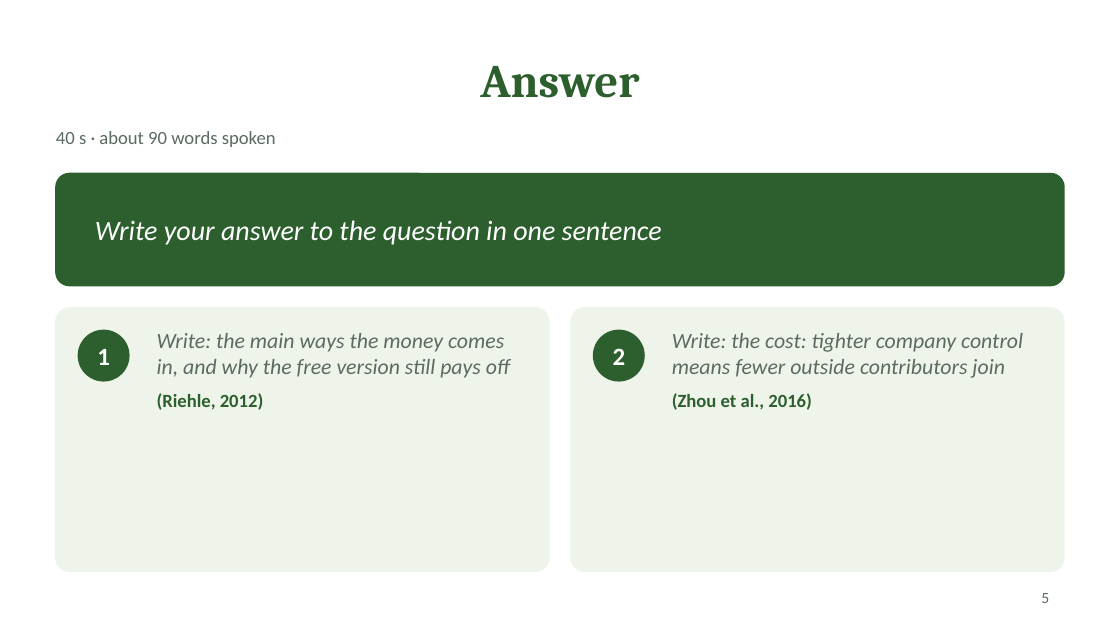
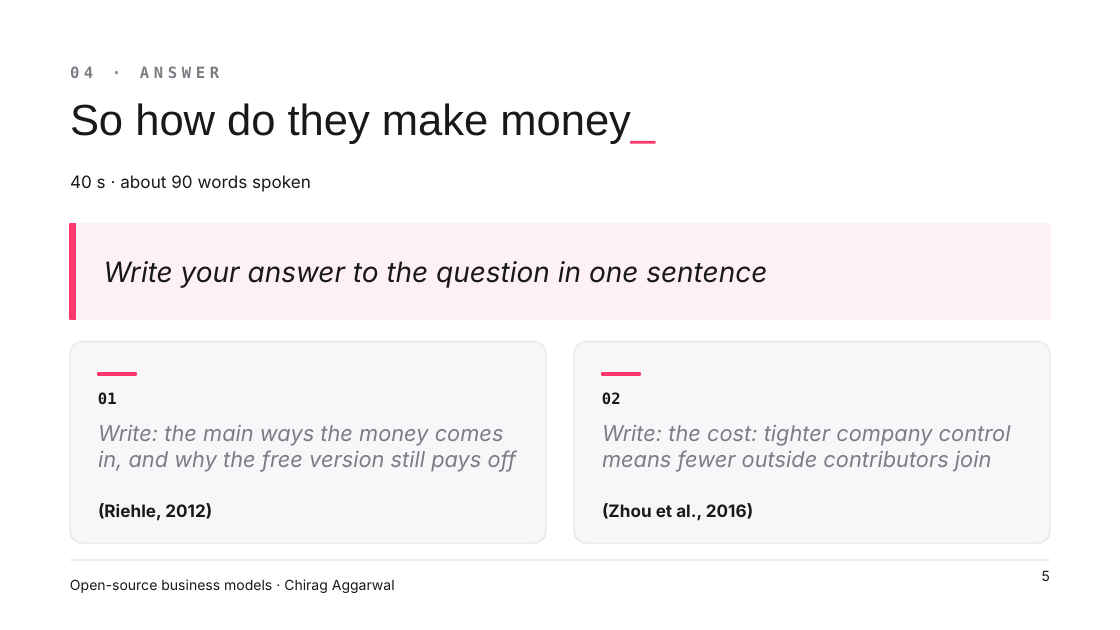
Before and after one commit to ChiragAgg5k/ul-university-notes, a slide deck: slide 5 of 2026-27/SEM1/CS5707 - SE Development Paradigms/Presentation/CS5707 Presentation - Chirag Aggarwal.pptx. Drawn at 1120x630 pixels with LibreOffice and Linux fonts; fonts in the diff are those of the drawing; background and template pictures are left out. Boxes give left, top, right and bottom in pixels: in the first picture for what was removed or moved away, otherwise in the second. Text is boxed around its words. In the diff, an @@ line names an element or a change of style, - is before the commit and + after.

Commit message:
docs(cs5707): restyle the presentation template on the Appwrite light stage
Aeonik Pro and Inter type, pink accent and soft-light background from the Appwrite presentation system; references set as bold author-year with the rest muted, dropping O'Mahony and Bechky (2008), which no slide cites.

```diff
--- a/2026-27/SEM1/CS5707 - SE Development Paradigms/Presentation/CS5707 Presentation - Chirag Aggarwal.pptx
+++ b/2026-27/SEM1/CS5707 - SE Development Paradigms/Presentation/CS5707 Presentation - Chirag Aggarwal.pptx
@@ text at (x1=70, y1=66, x2=219, y2=78): text changed; size 30 to 10 pt; font Cambria to DejaVu Sans Mono; text colour #2C5F2D to #7C7C85 @@
-Answer
+04 · ANSWER
@@ title added at (x1=70, y1=103, x2=655, y2=144), 28 pt, text #19191C @@
+So how do they make money_
@@ rounded rectangle removed at (x1=56, y1=174, x2=1064, y2=286) @@
@@ text "40 s · about 90 ..." moved from (x1=56, y1=131, x2=276, y2=147) to (x1=70, y1=175, x2=311, y2=192) @@
@@ text "40 s · about 90 ..." at (x1=70, y1=175, x2=311, y2=192): size 12 to 11 pt, font Calibri to Inter, text colour #5B6B61 to #19191C @@
@@ rectangle added at (x1=69, y1=224, x2=1049, y2=319), fill #FEF1F5, outline #FEF1F5 1 pt @@
@@ rectangle added at (x1=69, y1=224, x2=75, y2=319), fill #FD366E, outline #FD366E 1 pt @@
@@ text "Write your answer to the ..." moved from (x1=95, y1=220, x2=662, y2=245) to (x1=104, y1=261, x2=767, y2=288) @@
@@ text "Write your answer to the ..." at (x1=104, y1=261, x2=767, y2=288): font Calibri to Inter, text colour #FFFFFF to #19191C @@
@@ rounded rectangle resized from (x1=56, y1=308, x2=549, y2=571) to (x1=69, y1=342, x2=545, y2=543) @@
@@ rounded rectangle at (x1=69, y1=342, x2=545, y2=543): fill #EEF4EA to #F7F7F9 at 92% opacity; outline #EEF4EA 1 pt to #E5E5E8 0.75 pt; proportions changed @@
@@ ellipse removed at (x1=78, y1=330, x2=129, y2=381) @@
@@ text removed at (x1=97, y1=349, x2=110, y2=365) @@
-1
@@ rounded rectangle at (x1=573, y1=342, x2=1049, y2=543): fill #EEF4EA to #F7F7F9 at 92% opacity; outline #EEF4EA 1 pt to #E5E5E8 0.75 pt; proportions changed @@
@@ rounded rectangle resized from (x1=571, y1=308, x2=1064, y2=571) to (x1=573, y1=342, x2=1049, y2=543) @@
@@ ellipse removed at (x1=594, y1=330, x2=644, y2=381) @@
@@ text removed at (x1=613, y1=348, x2=626, y2=365) @@
-2
@@ rectangle added at (x1=99, y1=373, x2=137, y2=375), fill #FD366E, outline #FD366E 1 pt @@
@@ rectangle added at (x1=603, y1=373, x2=641, y2=375), fill #FD366E, outline #FD366E 1 pt @@
@@ text added at (x1=98, y1=392, x2=117, y2=405), 10 pt, text #19191C, bold @@
+01
@@ text at (x1=157, y1=393, x2=264, y2=410): paragraph removed @@
-(Riehle, 2012)
@@ text added at (x1=602, y1=392, x2=621, y2=405), 10 pt, text #19191C, bold @@
+02
@@ text at (x1=672, y1=393, x2=812, y2=410): paragraph removed @@
-(Zhou et al., 2016)
@@ text "Write: the main ways the ..." moved from (x1=157, y1=333, x2=510, y2=410) to (x1=98, y1=425, x2=517, y2=472) @@
@@ text "Write: the main ways the ..." at (x1=98, y1=425, x2=517, y2=472): font Calibri to Inter, text colour #5B6B61 to #7C7C85; less space between paragraphs @@
@@ text "Write: the cost: tighter company ..." at (x1=602, y1=425, x2=1011, y2=472): font Calibri to Inter, text colour #5B6B61 to #7C7C85; less space between paragraphs @@
@@ text "Write: the cost: tighter company ..." moved from (x1=672, y1=333, x2=1023, y2=410) to (x1=602, y1=425, x2=1011, y2=472) @@
@@ text added at (x1=98, y1=503, x2=212, y2=521), 11 pt, text #19191C, bold @@
+(Riehle, 2012)
@@ text added at (x1=602, y1=503, x2=753, y2=521), 11 pt, text #19191C, bold @@
+(Zhou et al., 2016)
@@ line added from (69, 560) to (1051, 560), #E5E5E8 0.75 pt @@
@@ page number moved from (x1=1041, y1=593, x2=1049, y2=603) to (x1=1042, y1=570, x2=1050, y2=581) @@
@@ page number at (x1=1042, y1=570, x2=1050, y2=581): size 10 to 9 pt, font Calibri to Inter, text colour #5B6B61 to #19191C; alignment left to right @@
@@ text added at (x1=70, y1=579, x2=395, y2=593), 9 pt, text #19191C @@
+Open-source business models · Chirag Aggarwal
```
Also in this commit, not shown: 5 other slides changed, 1 other file.
